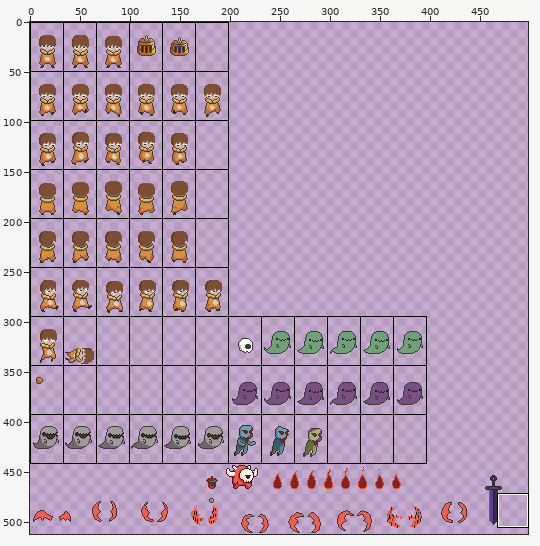
Sprite sheet: Assets/Sprites/Player/Player_Sprites.png. The picture above shows the old version from afar; the outline marks the close-up.
Close-up. As it was:
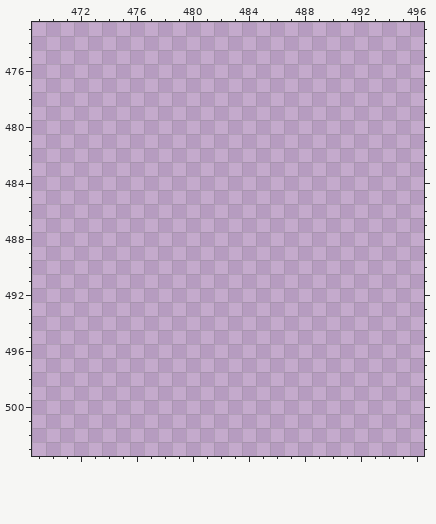
The file is 512x512 pixels. Pixels under 10% opacity are left out. Colours within 5 levels of each other are drawn and written as one. Shown: x 469..496, y 473..503. The wide view leaves out empty margins.
And afterwards:
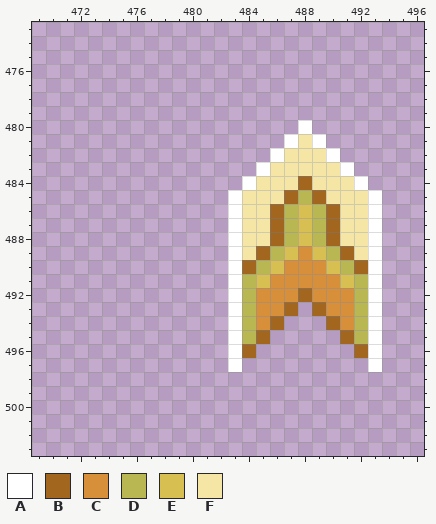
Palette (. is transparent): A #ffffff  B #a3661f  C #d88f39  D #b8b751  E #d8bf51  F #f5e6a5
Difference:
y 480: x 488 . -> A
y 481: x 487..489 ... -> AFA
y 482: x 486..490 ..... -> AFFFA
y 483: x 485..491 ....... -> AFFFFFA
y 484: x 484..492 ......... -> AFFFBFFFA
y 485: x 483..493 ........... -> AFFFBDBFFFA
y 486..488: x 483..493 ........... -> AFFBDEDBFFA
y 489: x 483..493 ........... -> AFBDECEDBFA
y 490: x 483..493 ........... -> ABDECCCEDBA
y 491: x 483..493 ........... -> ADECCCCCEDA
y 492: x 483..493 ........... -> ADCCCBCCCDA
y 493: x 483..487 ..... -> ADCCB; x 489..493 ..... -> BCCDA
y 494: x 483..486 .... -> ADCB; x 490..493 .... -> BCDA
y 495: x 483..485 ... -> ADB; x 491..493 ... -> BDA
y 496: x 483..484 .. -> AB; x 492..493 .. -> BA
y 497: x 483 . -> A; x 493 . -> A
Boxes around the changes in both close-ups, in picture pixels (x1, y1, x2, y2):
added: (228, 120, 382, 372)
